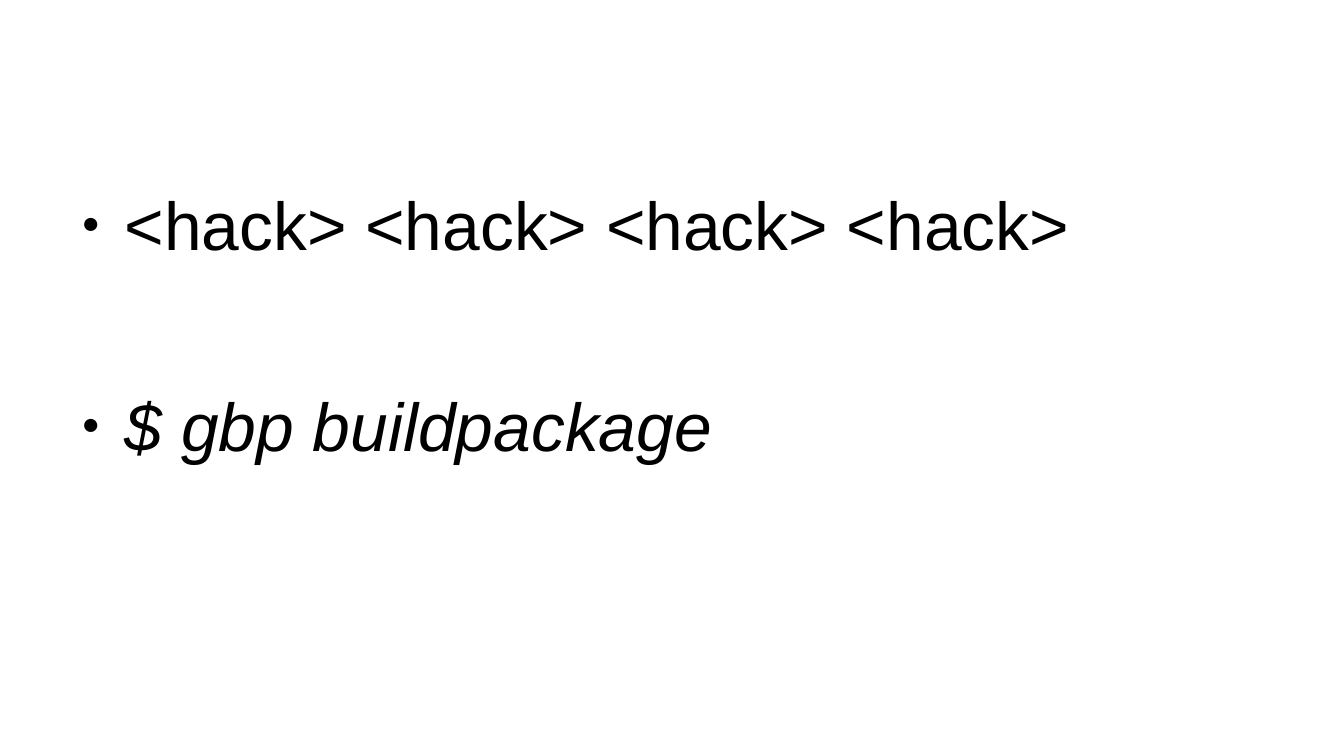
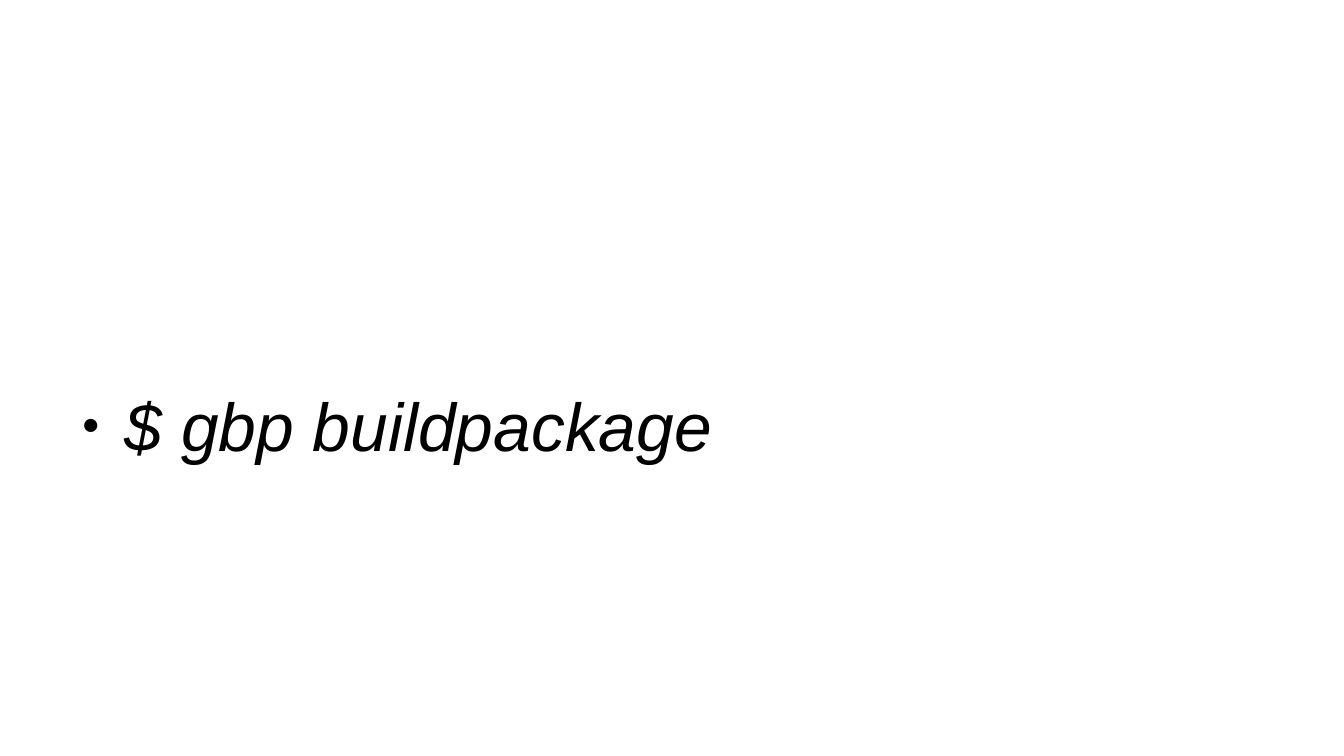
Before and after one commit to eamanu/Talks, a slide deck: slide 14 of 2019/PyConAR/Presentacion_PyConAR_2019.odp (slide 13 before the commit). Drawn at 1344x756 pixels with LibreOffice and Linux fonts; fonts in the diff are those of the drawing; background and template pictures are left out. Boxes give left, top, right and bottom in pixels: in the first picture for what was removed or moved away, otherwise in the second. Text is boxed around its words. In the diff, an @@ line names an element or a change of style, - is before the commit and + after.

```diff
--- a/2019/PyConAR/Presentacion_PyConAR_2019.odp
+++ b/2019/PyConAR/Presentacion_PyConAR_2019.odp
@@ text at [125,201,1069,251]: paragraph removed @@
-● <hack> <hack> <hack> <hack>
```
Also in this commit, not shown: 1 slide added.
